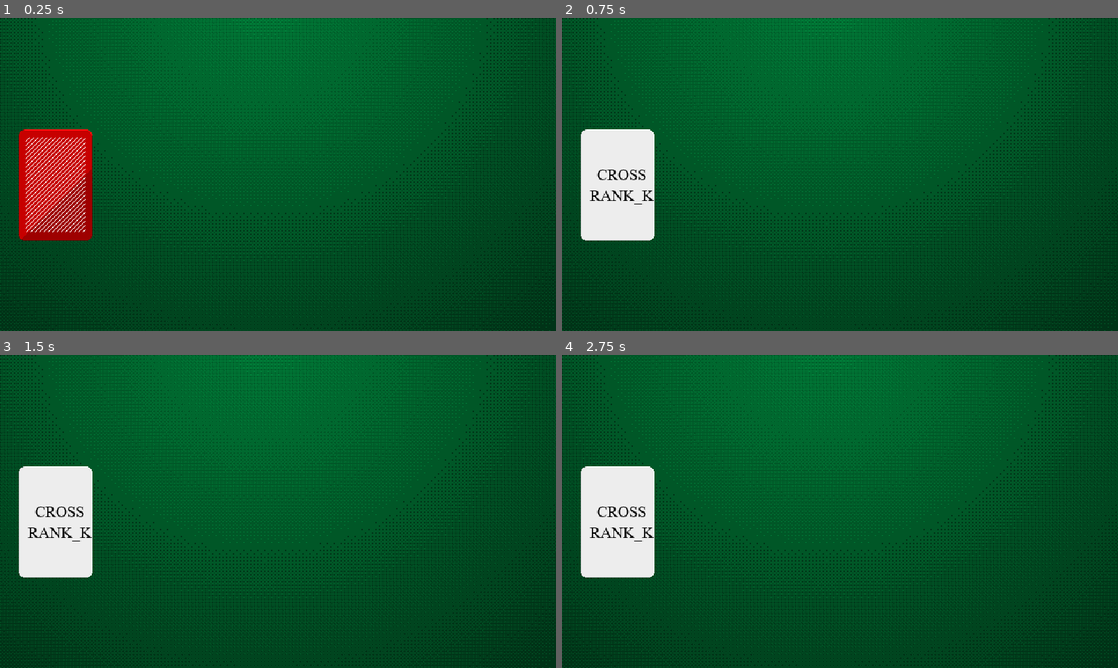
Above: before the commit, frames 1-4 (two rows, left to right).
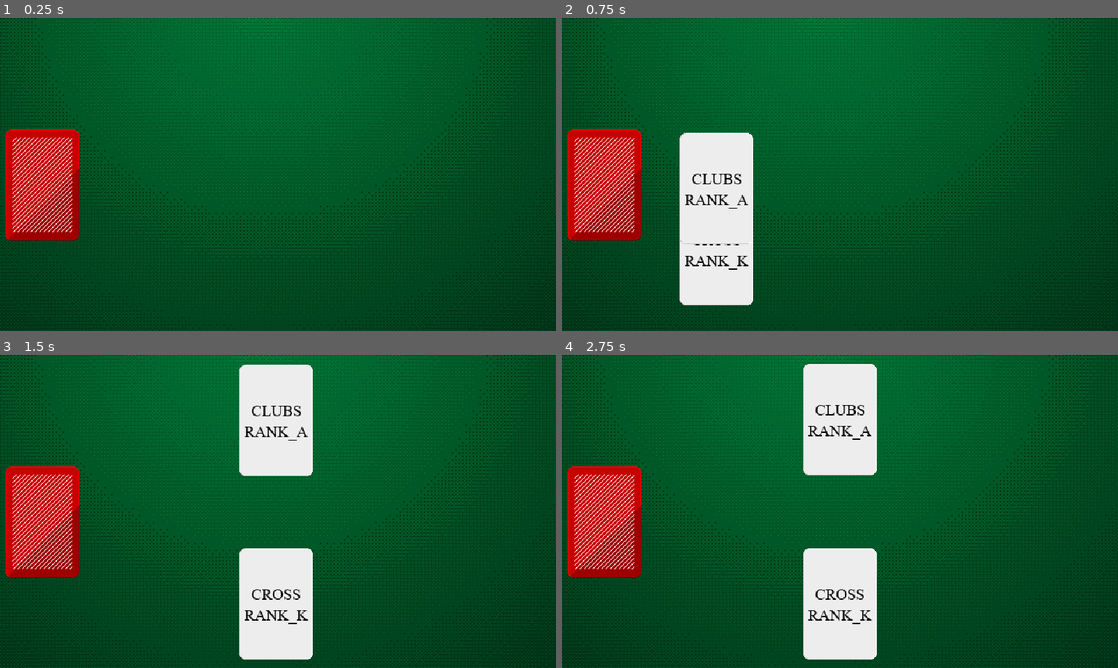
Above: after the commit, the same moments.

Repository: Cydeamon/Blackjack
Game: Godot game, scene res://Main.tscn
The game is run twice, just before and just after one commit, with the same random seed, the same clock (stepped at 60 frames per second) and the same inputs.
Inputs (mouse positions are in pixels of both pictures, inside the frame that each line leads up to):
- Up to frame 1 (0.25 s): no input
- Up to frame 2 (0.75 s): tap Enter at 0.5 s; move the mouse to (617, 183) at 0.52 s; click (617, 183) at 0.67 s
- Up to frame 3 (1.5 s): move the mouse to (166, 527) at 1.27 s; click (166, 527) at 1.42 s
- Up to frame 4 (2.75 s): tap Space at 2 s; move the mouse to (895, 442) at 2.02 s; click (895, 442) at 2.17 s

The runs differ from the first frame. In frame 1, 2.3% of the frame differs, in the area x 1-17%, y 35-72%; in frame 2, 12%; in frame 3, 14%, in the area x 1-57%, y 3-98%; in frame 4, 14%.

Commit message:
Card placing

Diff:
--- a/Card.gd
+++ b/Card.gd
@@ -1,6 +1,18 @@
 extends Area2D
 
+var smooth_speed = 0.287
+var move_speed = 20
+var move_destination
 var card: PlayingCard
+
+func _process(delta):
+	if (move_destination):
+		var position_difference = move_destination - position
+		var smoothed_velocity = position_difference * smooth_speed * delta * move_speed
+		position += smoothed_velocity
+
+		if position == move_destination:
+			move_destination = null
 
 func set_card(new_card):
 	card = new_card
@@ -8,3 +20,6 @@
 
 func update_label():
 	$CardLabel.text = str(card.get_suit()) + "\n" + str(card.get_rank())
+
+func move_to(position):
+	move_destination = position
--- a/Card.tscn
+++ b/Card.tscn
@@ -19,10 +19,11 @@
 script = ExtResource( 3 )
 
 [node name="Sprite" type="Sprite" parent="."]
+position = Vector2( 43, 64 )
 texture = ExtResource( 1 )
 
 [node name="CollisionShape2D" type="CollisionShape2D" parent="."]
-position = Vector2( -0.5, 0 )
+position = Vector2( 42.5, 64 )
 shape = SubResource( 3 )
 
 [node name="CardLabel" type="Label" parent="."]
@@ -30,10 +31,10 @@
 anchor_top = 0.5
 anchor_right = 0.5
 anchor_bottom = 0.5
-margin_left = -31.5
-margin_top = -22.5
-margin_right = 31.5
-margin_bottom = 22.5
+margin_left = 1.0
+margin_top = 42.0
+margin_right = 85.0
+margin_bottom = 95.0
 theme = SubResource( 1 )
 custom_colors/font_color = Color( 0, 0, 0, 1 )
 text = "CLUBS
--- a/Main.gd
+++ b/Main.gd
@@ -2,20 +2,29 @@
 
 var deck = []				# Deck (all 50 cards)
 var deck_cards_taken = []	# Cards that was taken from deck (indexes)
+var player_cards = []		# Player card (scene object)
+var enemy_cards = []		# Enemy card (scene object)
+var card_height = 128
 
 ###########################################################################################
 ##################################### GODOT FUNCTIONS #####################################
 func _ready():
+	init_deck()
 	init()
+
+func _process(delta):
+	pass
 
 ###########################################################################################
 ##################################### CUSTOM FUNCTIONS ####################################
 
+# (Re)init game
 func init():
-	init_deck()
 	deck_cards_taken = []
+	player_cards = []
+	enemy_cards = []
 
-
+# Init deck with all possible cards
 func init_deck():
 	deck = []
 	for suit in PlayingCard.Suit:
@@ -23,12 +32,28 @@
 			deck.push_back(PlayingCard.new(suit, rank))
 
 
-func give_player_card():
+# Give card to player and move it to center of screen
+func give_card_to_player():
 	var card = preload('Card.tscn').instance()
 	card.position = $CardDeck/CardDeckSprite.position
 	card.set_card(take_random_card_from_deck())
 	add_child(card)
+	player_cards.push_back(card)
+	move_cards_to_center(get_viewport().get_visible_rect().size.y - card_height - 10, player_cards)
+	give_card_to_enemy()
 
+
+# Give card to enemy and move it to center of screen
+func give_card_to_enemy():
+	var card = preload('Card.tscn').instance()
+	card.position = $CardDeck/CardDeckSprite.position
+	card.set_card(take_random_card_from_deck())
+	add_child(card)
+	enemy_cards.push_back(card)
+	move_cards_to_center(10, enemy_cards)
+
+
+# Get random card from deck
 func take_random_card_from_deck():
 	var random_card_index = randi() % deck.size() - 1
 
@@ -41,9 +66,26 @@
 	return card
 
 
+# Animated transition of cards towards center of screen on specified Y position
+func move_cards_to_center(draw_y, cards):
+	var viewport_width = get_viewport().get_visible_rect().size.x
+	var space_between = 5
+	var card_width = 85
+	var space_needed = (cards.size() * (card_width + space_between)) - space_between
+	var start_position : int = (viewport_width - space_needed) / 2
+
+	for i in cards.size():
+		var draw_x = start_position + (i * (card_width))
+
+		if i != 0:
+			draw_x += space_between * i
+
+		cards[i].move_to(Vector2(draw_x, draw_y))
+
+
 ###########################################################################################
 ######################################### SIGNALS #########################################
 
 func _on_CardDeck_input_event(_viewport:Node, event:InputEvent, _shape_idx:int):
 	if event is InputEventMouseButton && event.button_index == 1 && event.is_pressed():
-		give_player_card()
+		give_card_to_player()
--- a/Main.tscn
+++ b/Main.tscn
@@ -19,6 +19,7 @@
 [node name="OpponentCards" type="Node" parent="."]
 
 [node name="CardDeck" type="Area2D" parent="."]
+position = Vector2( -15, 0 )
 
 [node name="CardDeckSprite" type="Sprite" parent="CardDeck"]
 position = Vector2( 64, 192 )
--- a/project.godot
+++ b/project.godot
@@ -28,6 +28,7 @@
 
 window/size/width=640
 window/size/height=360
+window/size/fullscreen=true
 window/size/test_width=1280
 window/size/test_height=720
 window/stretch/mode="viewport"
Binary file changed: assets/card_back.png
